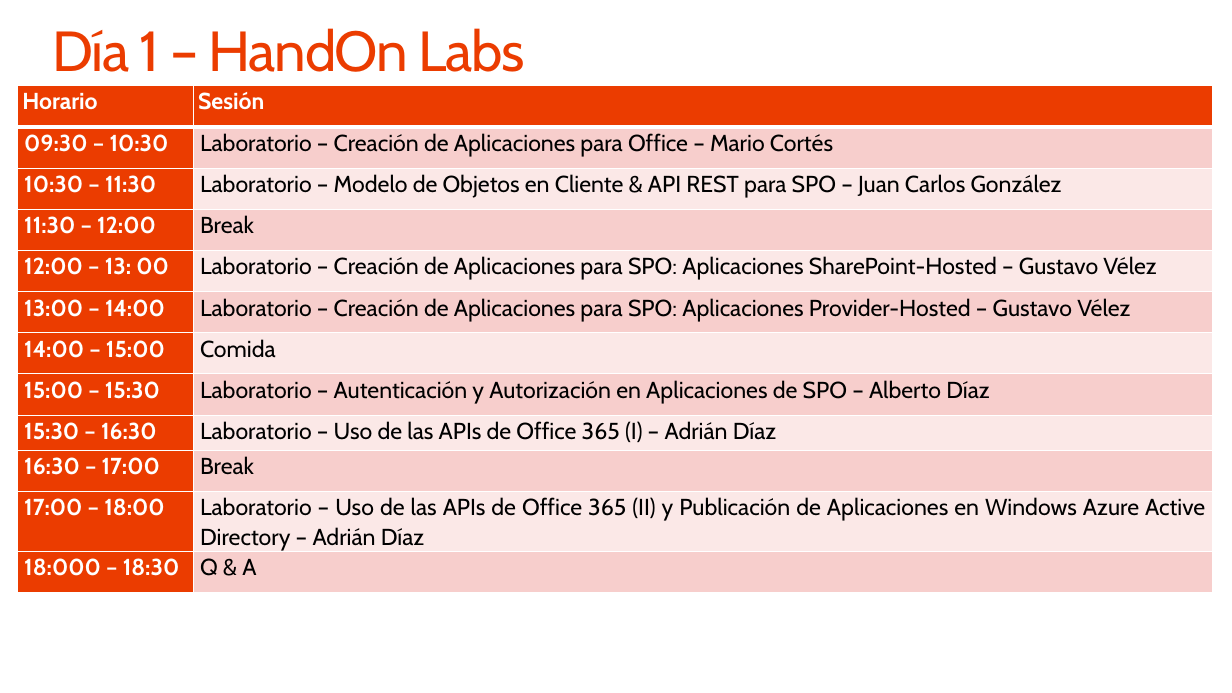
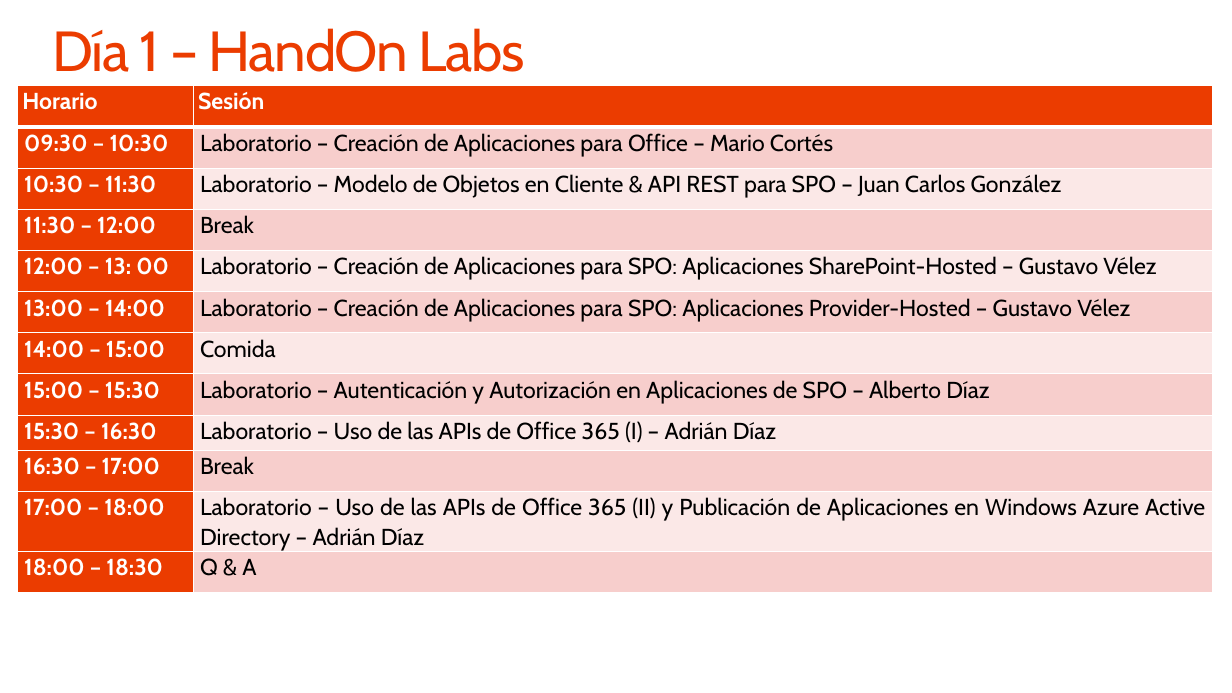
Before and after one commit to CompartiMOSS/Office-365-Ignite, a slide deck: slide 4 of 00 Agenda Curso O 365.pptx. Drawn at 1232x693 pixels with LibreOffice and Linux fonts; fonts in the diff are those of the drawing; background and template pictures are left out. Boxes give left, top, right and bottom in pixels: in the first picture for what was removed or moved away, otherwise in the second. Text is boxed around its words. In the diff, an @@ line names an element or a change of style, - is before the commit and + after.

Commit message:
Update in the Overview Course PPT
Update in the Overview Course PPT

```diff
--- a/00 Agenda Curso O 365.pptx
+++ b/00 Agenda Curso O 365.pptx
@@ table at (18, 86, 1214, 590) @@
-row 12, column 1: 18:000 – 18:30
+row 12, column 1: 18:00 – 18:30
```
